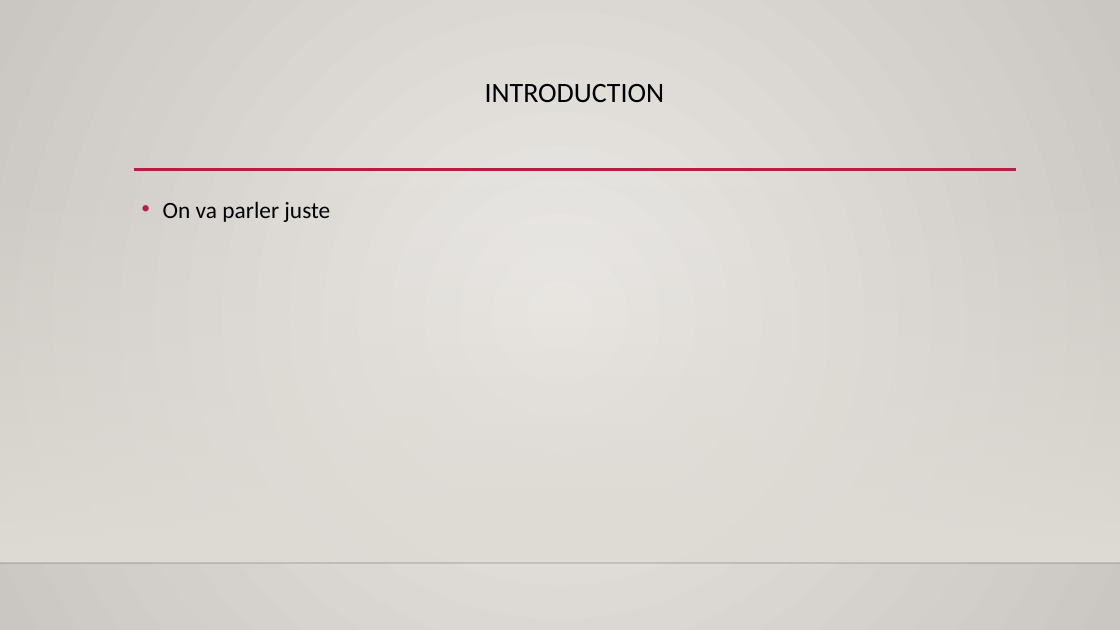
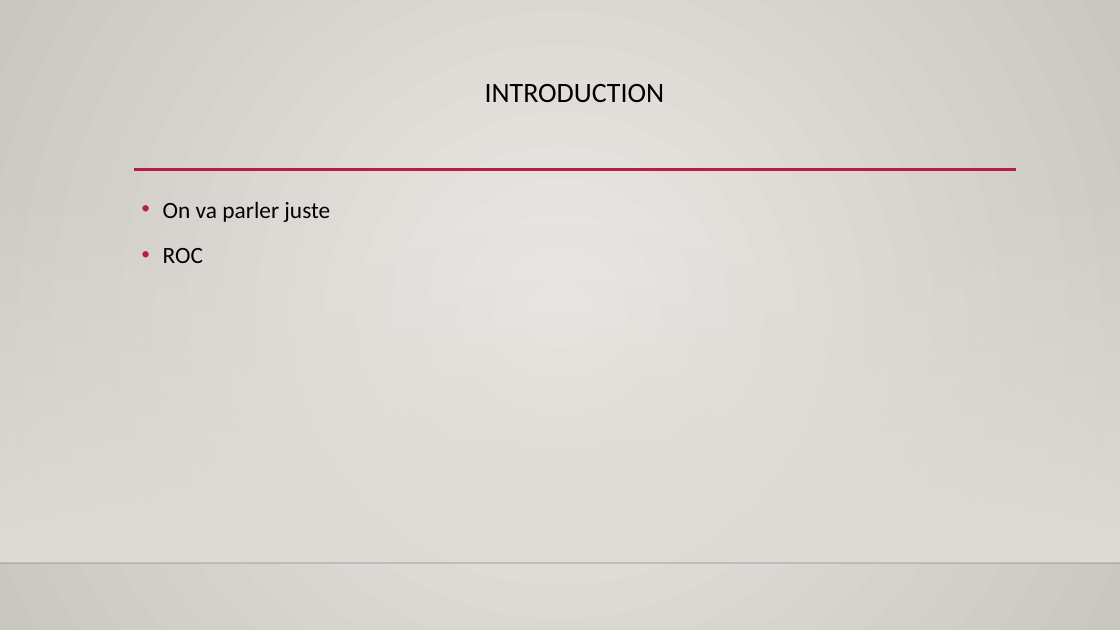
Before and after one commit to MiloudBi/adult_income, a slide deck: slide 3 of reports/Présentation.pptx. Drawn at 1120x630 pixels with LibreOffice and Linux fonts; fonts in the diff are those of the drawing; background and template pictures are left out. Boxes give left, top, right and bottom in pixels: in the first picture for what was removed or moved away, otherwise in the second. Text is boxed around its words. In the diff, an @@ line names an element or a change of style, - is before the commit and + after.

```diff
--- a/reports/Présentation.pptx
+++ b/reports/Présentation.pptx
@@ text at (163,248,203,263): paragraph added @@
+• ROC
```
Also in this commit, not shown: 1 other slide changed, 2 slides added.
